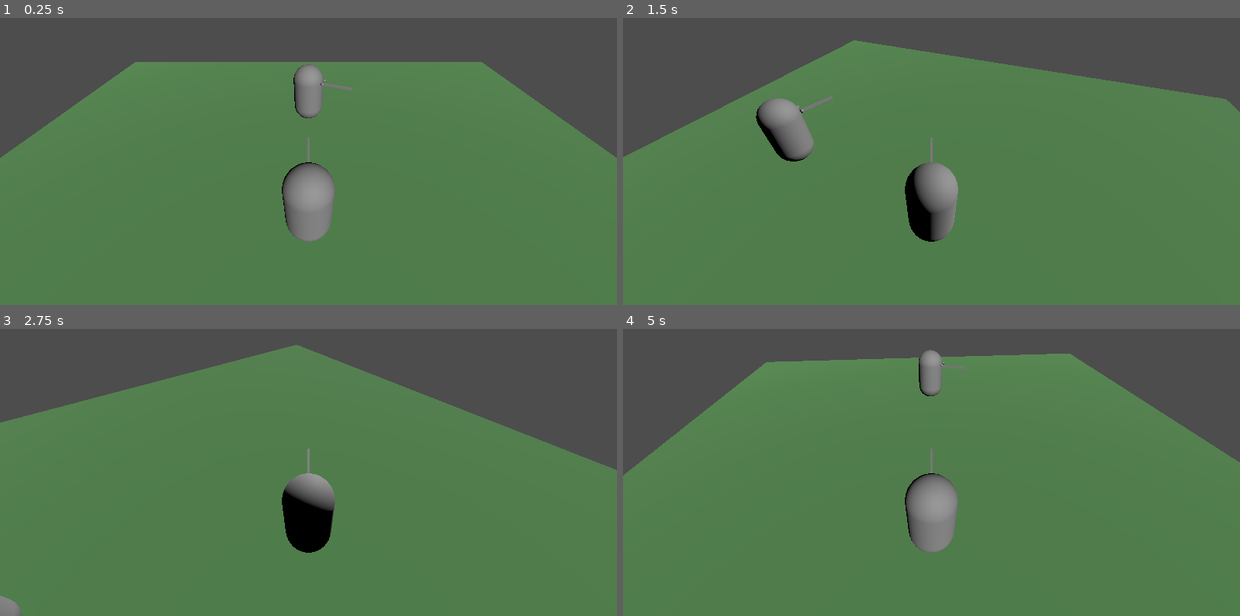
Above: before the commit, frames 1-4 (two rows, left to right).
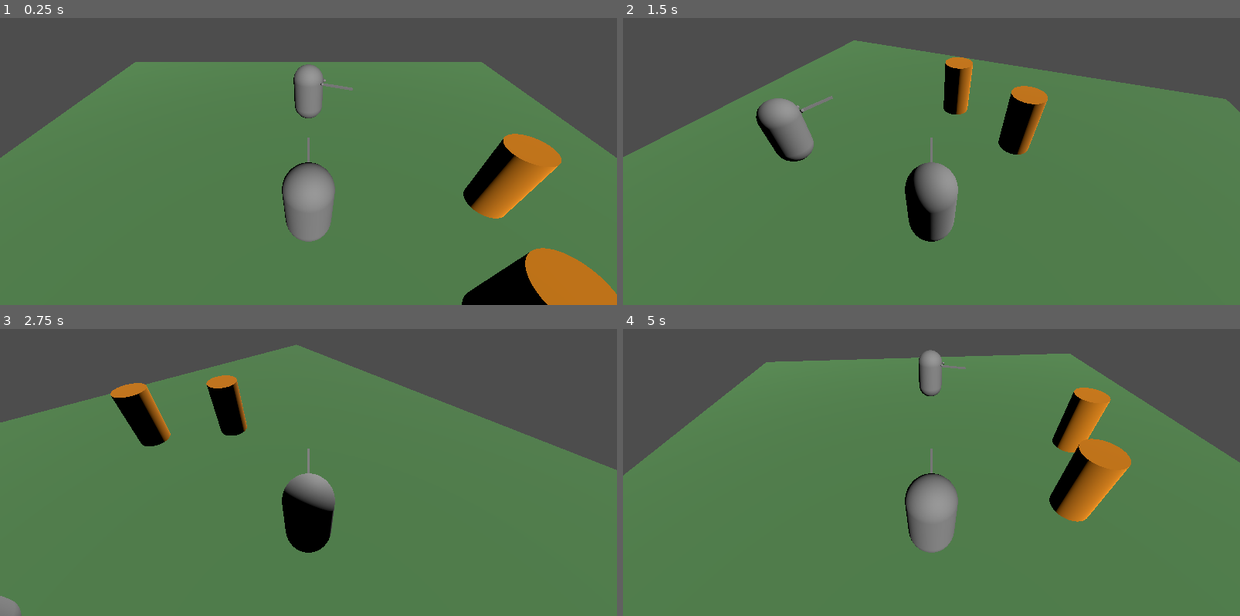
Above: after the commit, the same moments.

Repository: tom-schultz/godot-attackable
Game: Godot game, scene res://root.tscn
The game is run twice, just before and just after one commit, with the same random seed, the same clock (stepped at 60 frames per second) and the same inputs.
Inputs:
- Up to frame 1 (0.25 s): no input
- Up to frame 2 (1.5 s): tap Enter at 0.5 s; hold D 0.53-1.28 s; hold S from 1.28 s (still down)
- Up to frame 3 (2.75 s): release S at 2.03 s; hold D from 2.03 s (still down)
- Up to frame 4 (5 s): release D at 2.78 s; hold W 2.78-3.53 s; hold A from 3.53 s (still down)

The runs differ from the first frame. In frame 1, 6.0% of the frame differs, in the area x 74-100%, y 40-100%; in frame 2, 2.1%; in frame 3, 2.2%; in frame 4, 3.5%.

Commit message:
Now includes StaticBody3D

Diff:
--- /dev/null
+++ b/Juice.gd
@@ -0,0 +1,9 @@
+extends StaticBody3D
+class_name Juice
+
+# Called when the node enters the scene tree for the first time.
+func _ready():
+	%Attackable.attacked.connect(_handle_attack)
+
+func _handle_attack():
+	print(name + ": Oh no, I've been drank!")
--- /dev/null
+++ b/juice.tscn
@@ -0,0 +1,26 @@
+[gd_scene load_steps=6 format=3 uid="uid://42508aamx6le"]
+
+[ext_resource type="Script" path="res://Juice.gd" id="1_28cx4"]
+[ext_resource type="Script" path="res://Attackable.gd" id="2_l4uu4"]
+
+[sub_resource type="CylinderShape3D" id="CylinderShape3D_qxfy0"]
+
+[sub_resource type="CylinderMesh" id="CylinderMesh_2tkie"]
+
+[sub_resource type="StandardMaterial3D" id="StandardMaterial3D_q2icq"]
+albedo_color = Color(0.898039, 0.533333, 0, 1)
+
+[node name="Orange Juice 1" type="StaticBody3D"]
+transform = Transform3D(1, 0, 0, 0, 1, 0, 0, 0, 1, -4.76332, 0.979385, 0.882375)
+script = ExtResource("1_28cx4")
+
+[node name="CollisionShape3D" type="CollisionShape3D" parent="."]
+shape = SubResource("CylinderShape3D_qxfy0")
+
+[node name="MeshInstance3D" type="MeshInstance3D" parent="."]
+mesh = SubResource("CylinderMesh_2tkie")
+surface_material_override/0 = SubResource("StandardMaterial3D_q2icq")
+
+[node name="Attackable" type="Node" parent="."]
+unique_name_in_owner = true
+script = ExtResource("2_l4uu4")
--- a/root.tscn
+++ b/root.tscn
@@ -1,6 +1,7 @@
-[gd_scene load_steps=5 format=3 uid="uid://cvw853sifwv2q"]
+[gd_scene load_steps=6 format=3 uid="uid://cvw853sifwv2q"]
 
 [ext_resource type="PackedScene" uid="uid://brd0sog5y1xqr" path="res://character.tscn" id="1_b5bl1"]
+[ext_resource type="PackedScene" uid="uid://42508aamx6le" path="res://juice.tscn" id="2_4rj6s"]
 
 [sub_resource type="PlaneMesh" id="PlaneMesh_q3opu"]
 
@@ -29,3 +30,8 @@
 
 [node name="Sun" type="DirectionalLight3D" parent="."]
 transform = Transform3D(-0.940573, 0.216514, -0.261618, 1.44534e-10, 0.770391, 0.637572, 0.339592, 0.599683, -0.724609, 4.6714, 4.19875, 0)
+
+[node name="Orange Juice 1" parent="." instance=ExtResource("2_4rj6s")]
+
+[node name="Orange Juice 2" parent="." instance=ExtResource("2_4rj6s")]
+transform = Transform3D(1, 0, 0, 0, 1, 0, 0, 0, 1, -3.40906, 0.979385, -1.65216)
